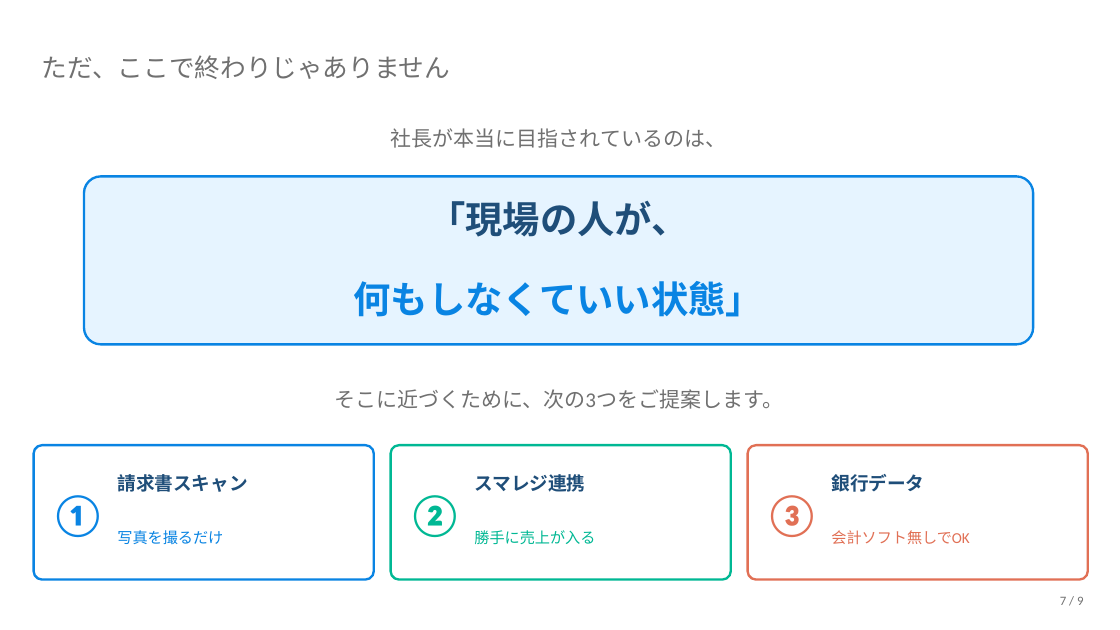
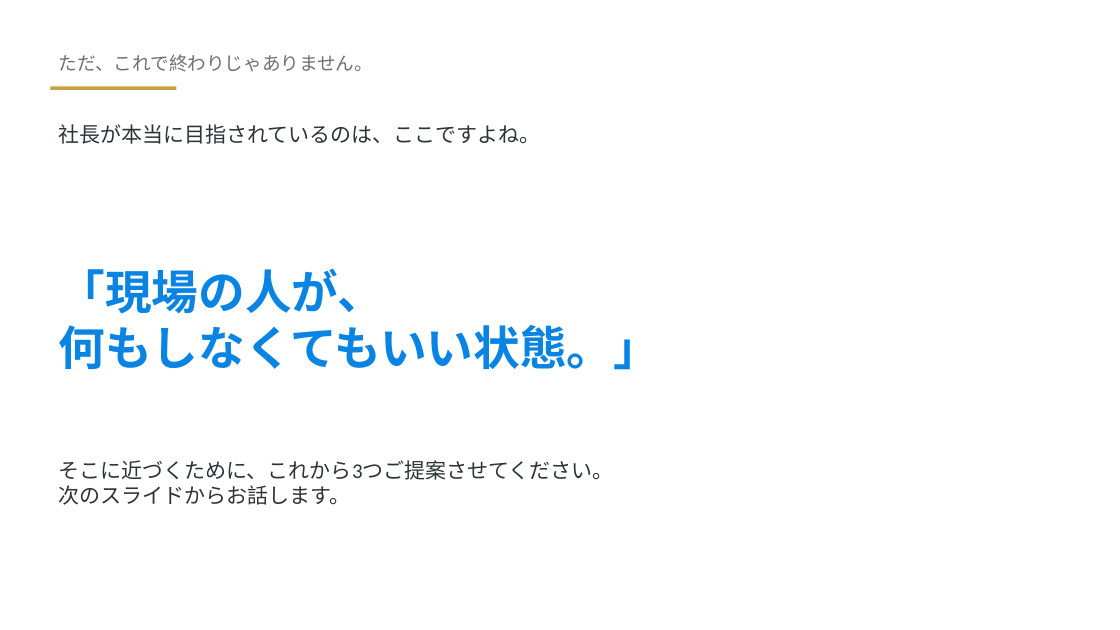
Before and after one commit to lbnakao/grcarsystem, a slide deck: slide 7 of 中道社長向け_資金管理_v10反映ご報告.pptx. Drawn at 1120x630 pixels with LibreOffice and Linux fonts; fonts in the diff are those of the drawing. Boxes give left, top, right and bottom in pixels: in the first picture for what was removed or moved away, otherwise in the second. Text is boxed around its words. In the diff, an @@ line names an element or a change of style, - is before the commit and + after.

```diff
--- a/中道社長向け_資金管理_v10反映ご報告.pptx
+++ b/中道社長向け_資金管理_v10反映ご報告.pptx
@@ text at <box>59,54,373,72</box>: text changed; size 22 to 16 pt @@
-ただ、ここで終わりじゃありません
+ただ、これで終わりじゃありません。
@@ line added from (50, 88) to (176, 88), #C8A046 3 pt @@
@@ text "社長が本当に目指されているのは、ここですよね。" at <box>59,124,541,144</box>: vertical alignment middle to top @@
@@ text at <box>59,124,541,144</box>: text changed; text colour #707070 to #2D3436 @@
-社長が本当に目指されているのは、
+社長が本当に目指されているのは、ここですよね。
@@ rounded rectangle removed at <box>84,176,1033,344</box> @@
@@ text "「現場の人が、": place and size @@
-text "「現場の人が、" at <box>428,201,689,237</box>
+text "「現場の人が、" at <box>59,268,660,370</box>
@@ text at <box>59,268,384,314</box>: size 32 to 40 pt, text colour #1F4E79 to #0984E3 in "「現場の人が、"; alignment centre to left @@
@@ text removed at <box>354,281,764,317</box> @@
-何もしなくていい状態」
@@ text at <box>59,325,660,370</box>: paragraph added @@
+何もしなくてもいい状態。」
@@ rounded rectangle removed at <box>34,445,374,580</box> @@
@@ rounded rectangle removed at <box>391,445,731,580</box> @@
@@ rounded rectangle removed at <box>748,445,1088,580</box> @@
@@ text "そこに近づくために、これから3つご提案させてください。" at <box>59,460,614,505</box>: vertical alignment middle to top @@
@@ text at <box>59,460,614,505</box>: text changed; text colour #707070 to #2D3436 @@
-そこに近づくために、次の3つをご提案します。
+そこに近づくために、これから3つご提案させてください。
+次のスライドからお話します。
@@ text removed at <box>117,474,247,492</box> @@
-請求書スキャン
@@ text removed at <box>474,474,585,492</box> @@
-スマレジ連携
@@ text removed at <box>831,474,924,492</box> @@
-銀行データ
@@ text removed at <box>50,495,106,537</box> @@
-①
@@ text removed at <box>407,495,463,537</box> @@
-②
@@ text removed at <box>764,495,820,537</box> @@
-③
@@ text removed at <box>117,530,223,544</box> @@
-写真を撮るだけ
@@ text removed at <box>474,530,595,544</box> @@
-勝手に売上が入る
@@ text removed at <box>831,530,969,544</box> @@
-会計ソフト無しでOK
@@ text removed at <box>1060,597,1083,605</box> @@
-7 / 9
```
Also in this commit, not shown: 6 other slides changed, 4 slides added, 2 slides removed, 3 other files.
